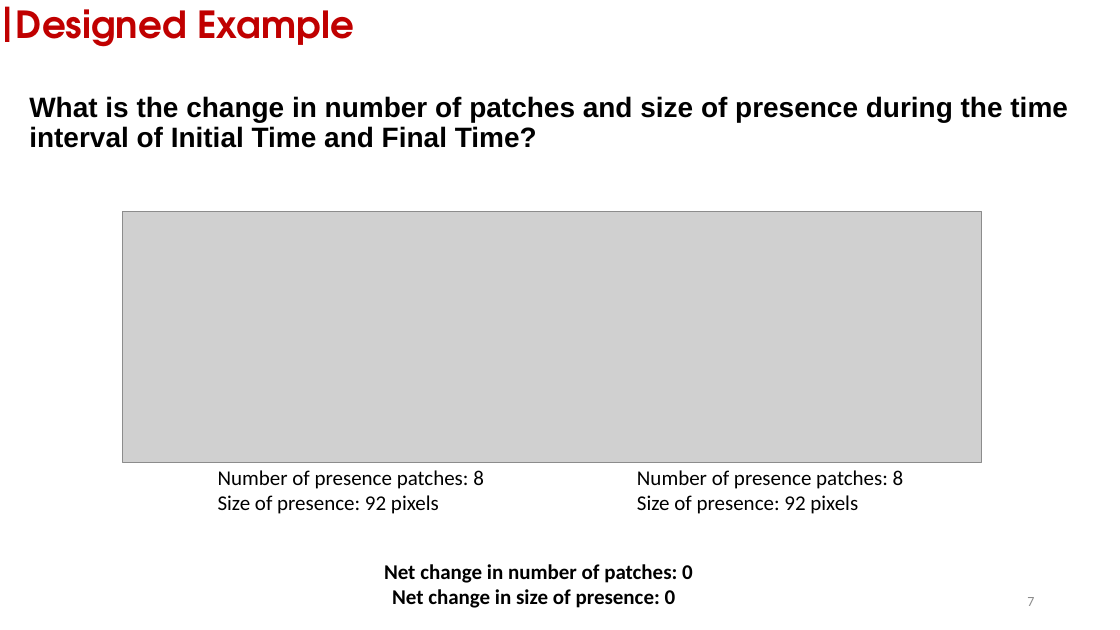
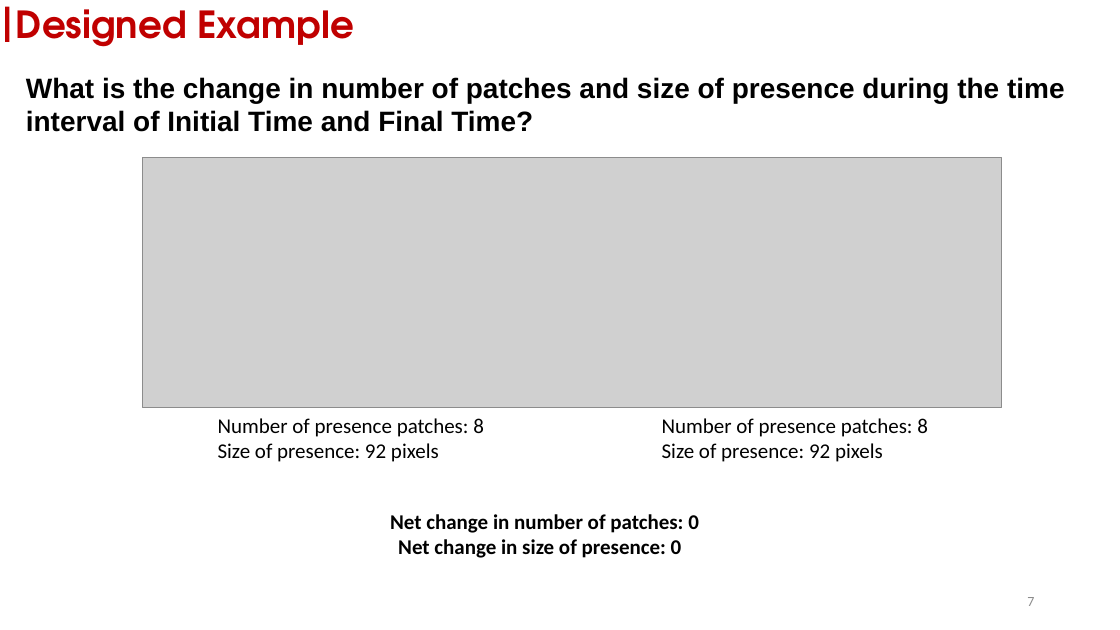
Before and after one commit to zay1996/Workshop_GIStimeseries, a slide deck: slide 7 of assets/slides/workshop_DynamicPATCH.pptx. Drawn at 1120x630 pixels with LibreOffice and Linux fonts; fonts in the diff are those of the drawing; grey boxes stand for pictures. Boxes give left, top, right and bottom in pixels: in the first picture for what was removed or moved away, otherwise in the second. Text is boxed around its words. In the diff, an @@ line names an element or a change of style, - is before the commit and + after.

```diff
--- a/assets/slides/workshop_DynamicPATCH.pptx
+++ b/assets/slides/workshop_DynamicPATCH.pptx
@@ text "What is the change in ...": place and size @@
-text "What is the change in ..." at (29,96,1068,148)
+text "What is the change in ..." at (26,77,1065,132)
@@ text "What is the change in ..." at (26,77,1065,132): line spacing 0.9 to 1; less space between paragraphs @@
@@ picture: place and size @@
-picture at (123,212,982,463)
+picture at (143,157,1002,408)
@@ text "Number of presence patches: 8": place and size @@
-text "Number of presence patches: 8" at (218,470,484,514)
+text "Number of presence patches: 8" at (218,418,484,462)
@@ text "Number of presence patches: 8": place and size @@
-text "Number of presence patches: 8" at (637,470,904,514)
+text "Number of presence patches: 8" at (662,418,928,462)
@@ text "Net change in number of ...": place and size @@
-text "Net change in number of ..." at (384,564,693,608)
+text "Net change in number of ..." at (390,514,699,558)
```
Also in this commit, not shown: 5 other slides changed, 21 other files.
